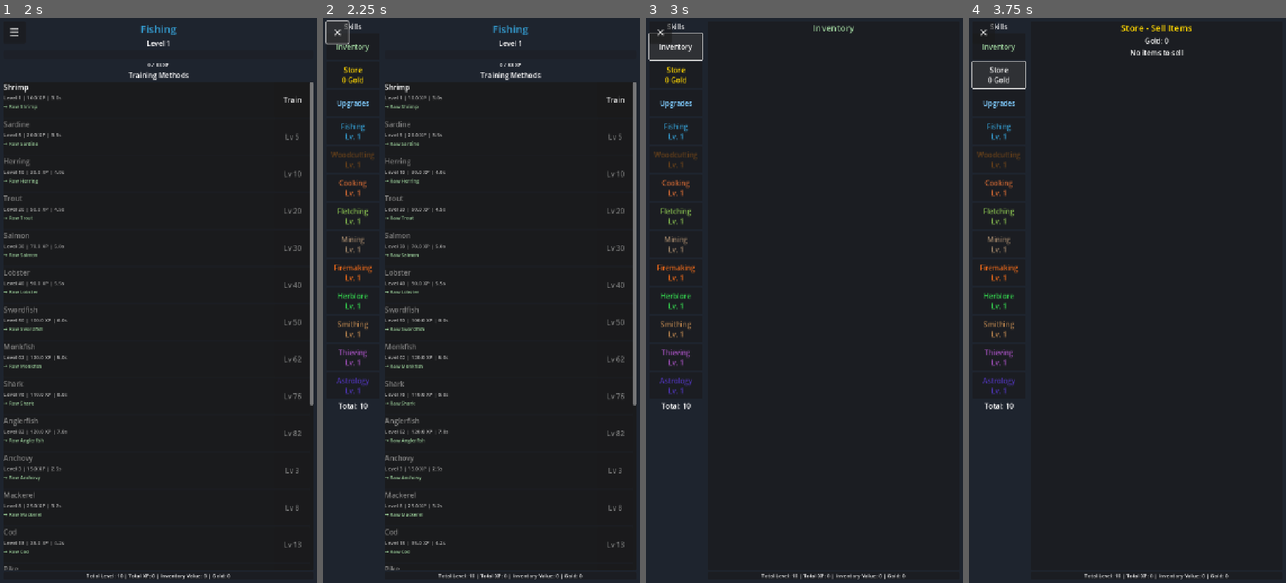
Above: before the commit, frames 1-4 (left to right).
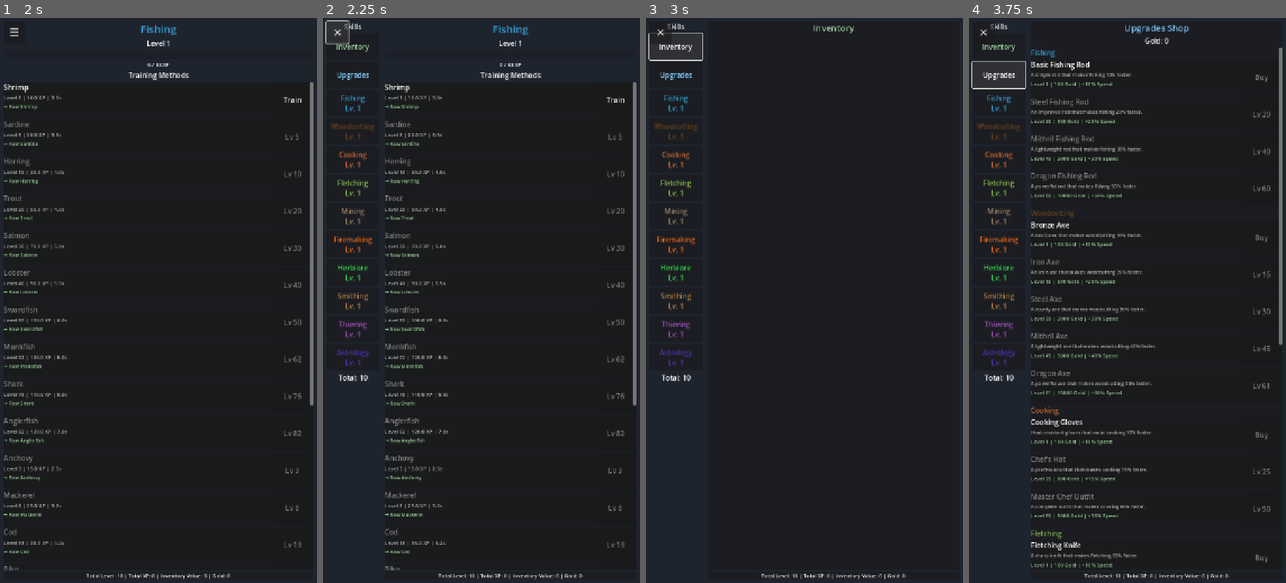
Above: after the commit, the same moments.

Repository: fahmed93/idlescapers
Game: Godot game, scene res://scenes/main.tscn
The game is run twice, just before and just after one commit, with the same random seed, the same clock (stepped at 60 frames per second) and the same inputs. This scene is started directly instead of the project's main scene.
Inputs (mouse positions are in pixels of both pictures, inside the frame that each line leads up to):
- Up to frame 1 (2 s): click "Train" at 0.5 s; click "Stop Training" at 1.25 s
- Up to frame 2 (2.25 s): click "☰" at 2 s
- Up to frame 3 (3 s): click "Inventory" at 2.75 s
- Up to frame 4 (3.75 s): click (997, 74) at 3.5 s, where only the run before the commit has a clickable "Store 0 Gold"

Frame 1 is identical in both runs. In frame 2, 1.5% of the frame differs, in the area x 2-17%, y 8-70%; in frame 3, 1.5%; in frame 4, 7.4%, in the area x 2-99%, y 1-98%.

Commit message:
Remove store tab UI from main screen
Co-authored-by: fahmed93 <4407704+fahmed93@users.noreply.github.com>

Diff:
--- a/scripts/main.gd
+++ b/scripts/main.gd
@@ -29,13 +29,8 @@
 var selected_skill_id: String = ""
 var skill_buttons: Dictionary = {}
 var action_buttons: Dictionary = {}
-var is_store_view: bool = false
 var is_upgrades_view: bool = false
 var is_inventory_view: bool = false
-var store_button: Button = null
-var store_panel: PanelContainer = null
-var store_items_list: VBoxContainer = null
-var store_gold_label: Label = null
 var upgrades_button: Button = null
 var upgrades_panel: PanelContainer = null
 var upgrades_list: VBoxContainer = null
@@ -51,8 +46,6 @@
 	_create_item_detail_popup()
 	_create_inventory_ui()
 	_create_inventory_button()
-	_create_store_ui()
-	_create_store_button()
 	_create_upgrades_ui()
 	_create_upgrades_button()
 	_populate_skill_sidebar()
@@ -77,7 +70,6 @@
 	GameManager.action_completed.connect(_on_action_completed)
 	Inventory.inventory_updated.connect(_on_inventory_updated)
 	Store.gold_changed.connect(_on_gold_changed)
-	Store.item_sold.connect(_on_item_sold)
 	UpgradeShop.upgrade_purchased.connect(_on_upgrade_purchased)
 	UpgradeShop.upgrades_updated.connect(_on_upgrades_updated)
 	stop_button.pressed.connect(_on_stop_button_pressed)
@@ -88,9 +80,9 @@
 		_update_training_progress()
 
 func _populate_skill_sidebar() -> void:
-	# Clear existing buttons (but not the header, store button, upgrades button, or inventory button)
+	# Clear existing buttons (but not the header, upgrades button, or inventory button)
 	for child in skill_sidebar.get_children():
-		if child is Button and child != store_button and child != upgrades_button and child != inventory_button:
+		if child is Button and child != upgrades_button and child != inventory_button:
 			child.queue_free()
 	skill_buttons.clear()
 
@@ -113,7 +105,6 @@
 	skill_sidebar.add_child(total_label)
 
 func _on_skill_selected(skill_id: String) -> void:
-	is_store_view = false
 	is_upgrades_view = false
 	is_inventory_view = false
 	selected_skill_id = skill_id
@@ -423,7 +414,6 @@
 
 ## Handle inventory button click
 func _on_inventory_selected() -> void:
-	is_store_view = false
 	is_upgrades_view = false
 	is_inventory_view = true
 	_hide_skill_view()
@@ -433,8 +423,6 @@
 ## Show inventory view
 func _show_inventory_view() -> void:
 	# Hide other special panels
-	if store_panel:
-		store_panel.visible = false
 	if upgrades_panel:
 		upgrades_panel.visible = false
 	# Show inventory panel
@@ -444,69 +432,9 @@
 	# Hide skill-related UI elements
 	_hide_skill_ui()
 
-## Create Store UI
-func _create_store_ui() -> void:
-	# Create store panel (hidden by default)
-	store_panel = PanelContainer.new()
-	store_panel.name = "StorePanel"
-	store_panel.visible = false
-	store_panel.size_flags_vertical = Control.SIZE_EXPAND_FILL
-
-	var store_vbox := VBoxContainer.new()
-	store_panel.add_child(store_vbox)
-
-	# Store header
-	var store_header := Label.new()
-	store_header.text = "Store - Sell Items"
-	store_header.horizontal_alignment = HORIZONTAL_ALIGNMENT_CENTER
-	store_header.add_theme_font_size_override("font_size", 20)
-	store_header.add_theme_color_override("font_color", Color(1.0, 0.84, 0.0))
-	store_vbox.add_child(store_header)
-
-	store_gold_label = Label.new()
-	store_gold_label.text = "Gold: %d" % Store.get_gold()
-	store_gold_label.horizontal_alignment = HORIZONTAL_ALIGNMENT_CENTER
-	store_gold_label.add_theme_font_size_override("font_size", 16)
-	store_vbox.add_child(store_gold_label)
-
-	# Store items list
-	var scroll := ScrollContainer.new()
-	scroll.size_flags_vertical = Control.SIZE_EXPAND_FILL
-	scroll.horizontal_scroll_mode = ScrollContainer.SCROLL_MODE_DISABLED
-	store_vbox.add_child(scroll)
-
-	store_items_list = VBoxContainer.new()
-	store_items_list.size_flags_horizontal = Control.SIZE_EXPAND_FILL
-	scroll.add_child(store_items_list)
-
-	# Add to main content (store panel will be positioned after inventory panel)
-	main_content.add_child(store_panel)
-	# Note: inventory_panel is a @onready var, so it's guaranteed to be in tree at this point
-	main_content.move_child(store_panel, inventory_panel.get_index() + 1)
-
-## Create Store button
-func _create_store_button() -> void:
-	store_button = Button.new()
-	store_button.custom_minimum_size = Vector2(0, BUTTON_HEIGHT)
-	store_button.text = "Store\n%d Gold" % Store.get_gold()
-	store_button.add_theme_color_override("font_color", Color(1.0, 0.84, 0.0))  # Gold color
-	store_button.pressed.connect(_on_store_selected)
-	skill_sidebar.add_child(store_button)
-
-## Show store view
-func _on_store_selected() -> void:
-	is_store_view = true
-	is_upgrades_view = false
-	is_inventory_view = false
-	_hide_skill_view()
-	_show_store_view()
-	_populate_store_items()
-
 ## Show skill view
 func _show_skill_view() -> void:
 	# Hide special panels
-	if store_panel:
-		store_panel.visible = false
 	if upgrades_panel:
 		upgrades_panel.visible = false
 	if inventory_panel_view:
@@ -534,130 +462,13 @@
 	action_list_label.visible = true
 	action_list_panel.visible = true
 
-## Show store view
-func _show_store_view() -> void:
-	# Hide other special panels
-	if inventory_panel_view:
-		inventory_panel_view.visible = false
-	if upgrades_panel:
-		upgrades_panel.visible = false
-	# Show store panel
-	if store_panel:
-		store_panel.visible = true
-
-	# Hide skill-related UI elements
-	_hide_skill_ui()
-
-## Populate store items list
-func _populate_store_items() -> void:
-	if not store_items_list:
-		return
-
-	# Clear existing items
-	for child in store_items_list.get_children():
-		child.queue_free()
-
-	var items := Inventory.get_all_items()
-	if items.is_empty():
-		var empty_label := Label.new()
-		empty_label.text = "No items to sell"
-		empty_label.horizontal_alignment = HORIZONTAL_ALIGNMENT_CENTER
-		store_items_list.add_child(empty_label)
-		return
-
-	for item_id in items:
-		var item_data := Inventory.get_item_data(item_id)
-		if item_data == null:
-			continue  # Skip items without data
-
-		var count: int = items[item_id]
-
-		var item_panel := PanelContainer.new()
-		item_panel.custom_minimum_size = Vector2(0, 70)
-
-		var hbox := HBoxContainer.new()
-		item_panel.add_child(hbox)
-
-		# Item info
-		var info_vbox := VBoxContainer.new()
-		info_vbox.size_flags_horizontal = Control.SIZE_EXPAND_FILL
-		hbox.add_child(info_vbox)
-
-		var name_label := Label.new()
-		name_label.text = item_data.name
-		info_vbox.add_child(name_label)
-
-		var count_label := Label.new()
-		count_label.text = "Owned: %d" % count
-		count_label.add_theme_font_size_override("font_size", 12)
-		count_label.add_theme_color_override("font_color", Color(0.7, 0.7, 0.7))
-		info_vbox.add_child(count_label)
-
-		var value_label := Label.new()
-		value_label.text = "Value: %d gold each" % item_data.value
-		value_label.add_theme_font_size_override("font_size", 12)
-		value_label.add_theme_color_override("font_color", Color(1.0, 0.84, 0.0))
-		info_vbox.add_child(value_label)
-
-		# Sell buttons
-		var button_vbox := VBoxContainer.new()
-		hbox.add_child(button_vbox)
-
-		var sell_one_button := Button.new()
-		sell_one_button.text = "Sell 1"
-		sell_one_button.custom_minimum_size = Vector2(80, 30)
-		sell_one_button.pressed.connect(_on_sell_item.bind(item_id, 1))
-		button_vbox.add_child(sell_one_button)
-
-		var sell_all_button := Button.new()
-		sell_all_button.text = "Sell All"
-		sell_all_button.custom_minimum_size = Vector2(80, 30)
-		sell_all_button.pressed.connect(_on_sell_all_item.bind(item_id))
-		button_vbox.add_child(sell_all_button)
-
-		store_items_list.add_child(item_panel)
-
-## Handle selling an item
-func _on_sell_item(item_id: String, amount: int) -> void:
-	if Store.sell_item(item_id, amount):
-		_populate_store_items()
-
-## Handle selling all of an item
-func _on_sell_all_item(item_id: String) -> void:
-	var count := Inventory.get_item_count(item_id)
-	if count > 0 and Store.sell_item(item_id, count):
-		_populate_store_items()
-
-## Handle selling items from inventory panel
-func _on_sell_from_inventory(item_id: String, amount: int) -> void:
-	if amount > 0 and Store.sell_item(item_id, amount):
-		_on_inventory_updated()
-
-## Handle selling all of an item from inventory panel
-func _on_sell_all_from_inventory(item_id: String) -> void:
-	var count := Inventory.get_item_count(item_id)
-	if count > 0 and Store.sell_item(item_id, count):
-		_on_inventory_updated()
-
 ## Update gold display when gold changes
 func _on_gold_changed(new_amount: int) -> void:
 	_update_total_stats()
 
-	# Update store button text
-	if store_button:
-		store_button.text = "Store\n%d Gold" % new_amount
-
-	# Update gold label in store panel
-	if store_gold_label:
-		store_gold_label.text = "Gold: %d" % new_amount
-
 	# Update gold label in upgrades panel
 	if upgrades_gold_label:
 		upgrades_gold_label.text = "Gold: %d" % new_amount
-
-## Handle item sold signal
-func _on_item_sold(item_id: String, amount: int, gold_earned: int) -> void:
-	print("[Main] Sold %d x %s for %d gold" % [amount, item_id, gold_earned])
 
 ## Create Upgrades Shop UI
 func _create_upgrades_ui() -> void:
@@ -709,7 +520,6 @@
 
 ## Show upgrades view
 func _on_upgrades_selected() -> void:
-	is_store_view = false
 	is_upgrades_view = true
 	is_inventory_view = false
 	_hide_skill_view()
@@ -719,8 +529,6 @@
 ## Show upgrades view
 func _show_upgrades_view() -> void:
 	# Hide other special panels
-	if store_panel:
-		store_panel.visible = false
 	if inventory_panel_view:
 		inventory_panel_view.visible = false
 	# Show upgrades panel
